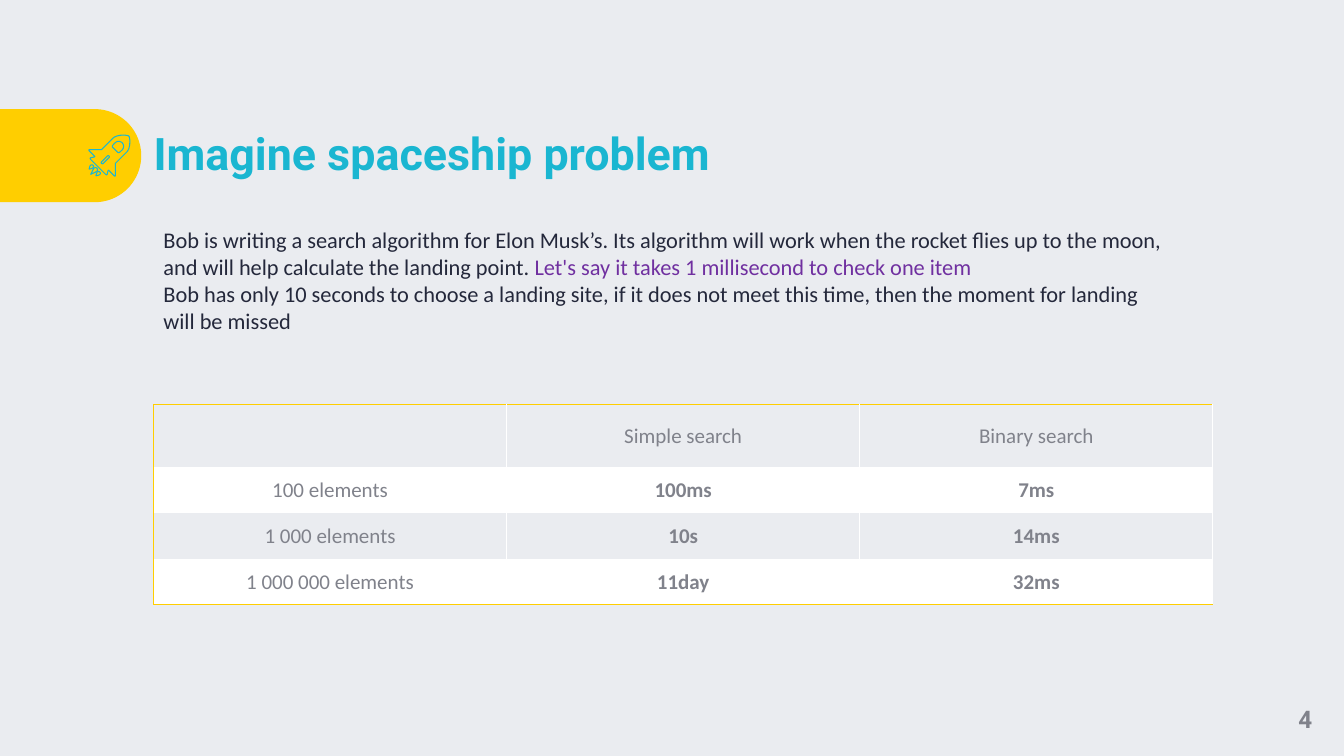
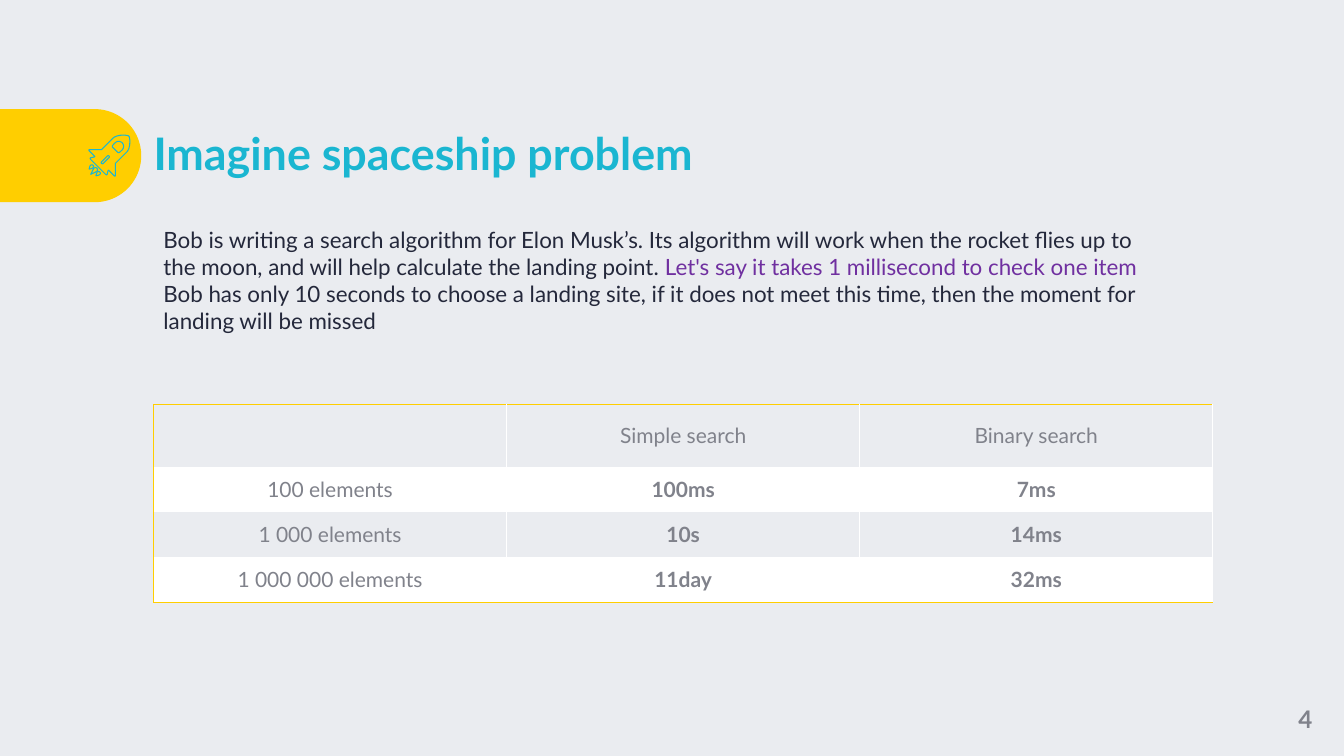
Before and after one commit to TigranVardanyan/Algorithms-and-Data-structures, a slide deck: slide 4 of ds&a.pptx. Drawn at 1344x756 pixels with LibreOffice and Linux fonts; fonts in the diff are those of the drawing; background and template pictures are left out. Boxes give left, top, right and bottom in pixels: in the first picture for what was removed or moved away, otherwise in the second. Text is boxed around its words. In the diff, an @@ line names an element or a change of style, - is before the commit and + after.

Commit message:
Presentation

```diff
--- a/ds&a.pptx
+++ b/ds&a.pptx
@@ title "Imagine spaceship problem" at [154, 136, 692, 178]: font Roboto to Lato @@
@@ text "Bob is writing a search ..." at [163, 231, 1136, 333]: font Calibri to Lato @@
@@ table at [153, 404, 1212, 603] @@
@@ font Calibri to Lato @@
```
Also in this commit, not shown: 26 other slides changed.
